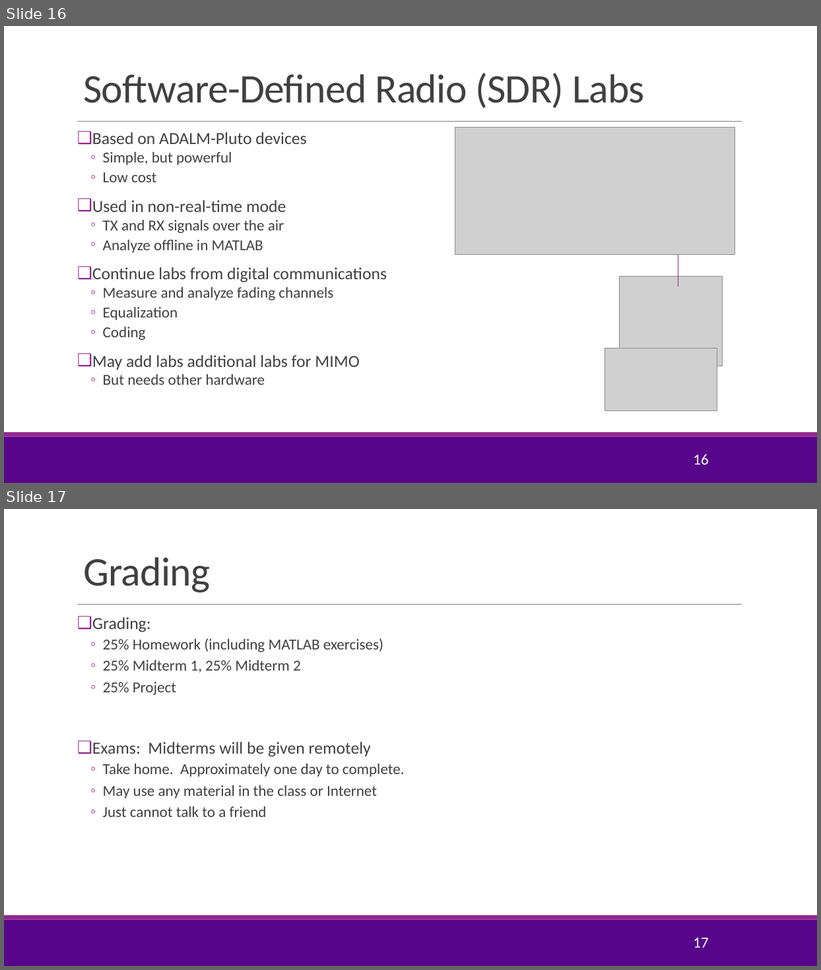
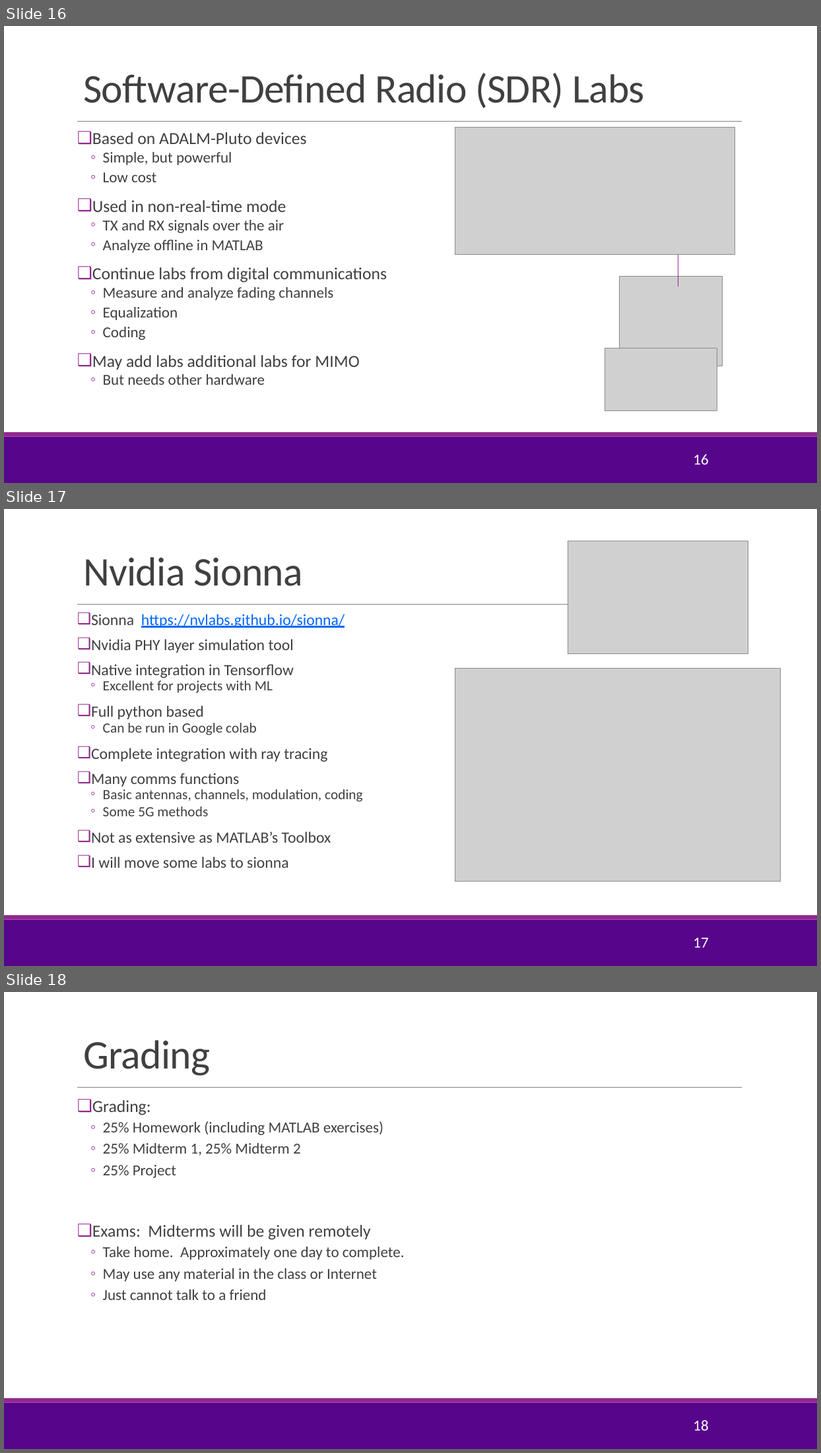
Before and after one commit to sdrangan/wirelesscomm, a slide deck: lectures/CourseAdmin.pptx. Shown one above the other, each under a label of ours: slides 16 and 17 before the commit, slides 16, 17 and 18 after it. The pictures are 821x970 and 821x1453 pixels, drawn with LibreOffice and Linux fonts; fonts in the diff are those of the drawing; grey boxes stand for pictures; background and template pictures are left out. Boxes give left, top, right and bottom in pixels: in the first picture for what was removed or moved away, otherwise in the second. Text is boxed around its words. In the diff, an @@ line names an element or a change of style, - is before the commit and + after.

```diff
--- a/lectures/CourseAdmin.pptx
+++ b/lectures/CourseAdmin.pptx
@@ slide 17 added at bbox=[4, 509, 817, 966], background #FFFFFF; not listed: 3 template elements that a slide beside it also shows @@
@@ picture added at bbox=[568, 541, 748, 654] @@
@@ title added at bbox=[83, 557, 303, 586], 48 pt, text #404040 @@
+Nvidia Sionna
@@ text added at bbox=[91, 614, 363, 868], 18.5 pt, text #404040 @@
+❑ Sionna https://nvlabs.github.io/sionna/
+❑ Nvidia PHY layer simulation tool
+❑ Native integration in Tensorflow
+  ◦ Excellent for projects with ML
+❑ Full python based
+  ◦ Can be run in Google colab
+❑ Complete integration with ray tracing
+❑ Many comms functions
+  ◦ Basic antennas, channels, modulation, coding
+  ◦ Some 5G methods
+❑ Not as extensive as MATLAB’s Toolbox
+❑ I will move some labs to sionna
@@ picture added at bbox=[455, 668, 781, 882] @@
@@ page number added at bbox=[693, 938, 708, 948], 18 pt, text #FFFFFF @@
+17
@@ what was slide 17 is now slide 18 @@
@@ page number at bbox=[693, 1420, 708, 1431]: text changed @@
-17
+18
```
Also in this commit, not shown: 2 slides changed, 4 other files.
